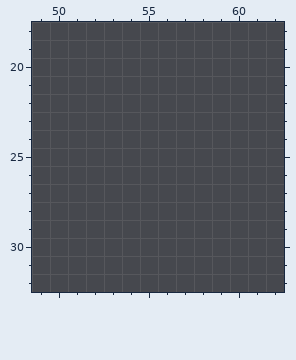
Pixel-art file: PixelEngine/res/sprites/tiles/objects.aseprite. Above: the version before the commit.
256x512 pixels, 1 frame. Colours within 5 levels of each other are drawn and written as one. Shown: x 49..62, y 18..32. The commit also changed other parts of the picture, which this record leaves out.
Once edited:
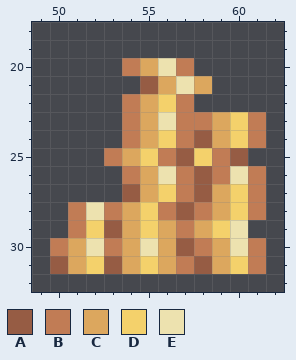
Palette (. is transparent): A #965c44  B #c17c55  C #dca75e  D #f4d16b  E #ede2af
The edit:
Layer "Layer 1":
y 20: x 54..57 .... -> BCEB
y 21: x 55..58 .... -> ACEC
y 22: x 54..57 .... -> BCDB
y 23: x 54..61 ........ -> BCEBBCDB
y 24: x 54..61 ........ -> BCDBACDB
y 25: x 53..60 ........ -> BCDBADBA
y 26: x 54..61 ........ -> BCEBABEB
y 27: x 54..61 ........ -> ACDBACDB
y 28: x 51..61 ........... -> BEBCDBABCDB
y 29: x 51..60 .......... -> BDACDCBCDE
y 30: x 50..61 ............ -> BCEBCECABCEB
y 31: x 50..61 ............ -> ACDACDCBACDB
